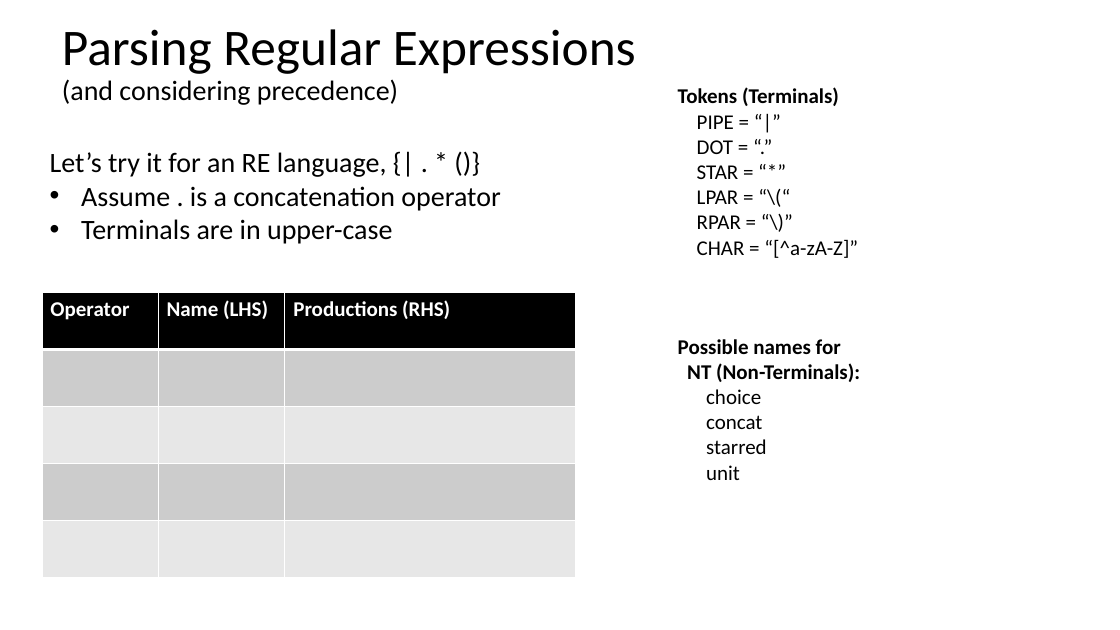
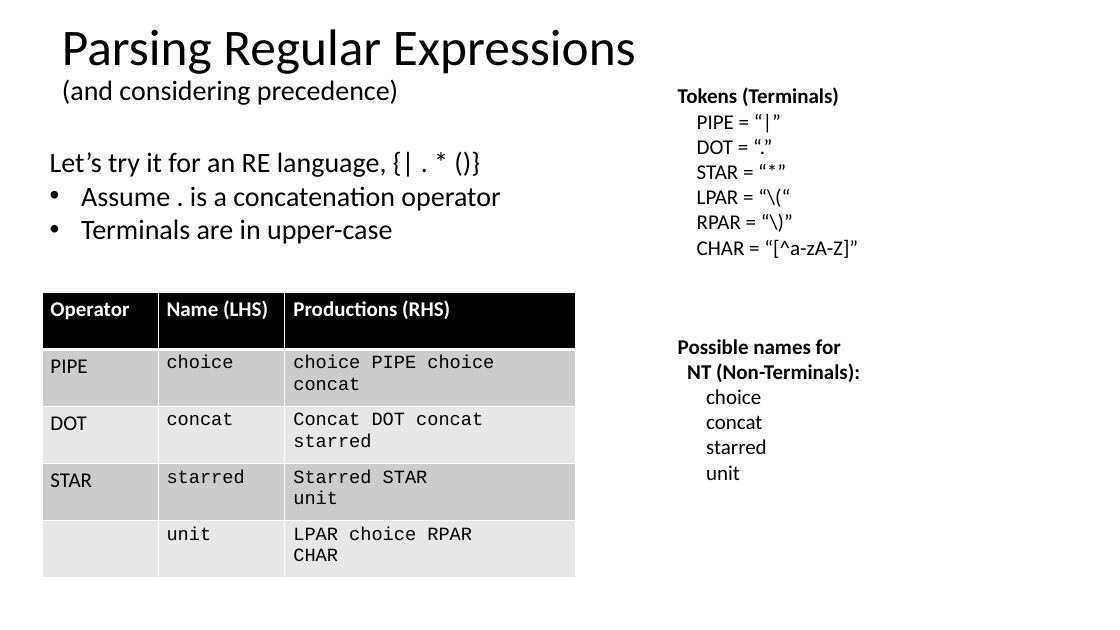
Before and after one commit to siero/CSE110A-W26, a slide deck: slide 47 of PDFS/C110-08-PREC-ASSOC.pptx. Drawn at 1120x630 pixels with LibreOffice and Linux fonts; fonts in the diff are those of the drawing. Boxes give left, top, right and bottom in pixels: in the first picture for what was removed or moved away, otherwise in the second. Text is boxed around its words. In the diff, an @@ line names an element or a change of style, - is before the commit and + after.

```diff
--- a/PDFS/C110-08-PREC-ASSOC.pptx
+++ b/PDFS/C110-08-PREC-ASSOC.pptx
@@ table at [42, 292, 576, 578] @@
-row 2:  |  | 
+row 2: PIPE | choice | choice PIPE choice / concat
-row 3:  |  | 
+row 3: DOT | concat | Concat DOT concat / starred
-row 4:  |  | 
+row 4: STAR | starred | Starred STAR / unit
-row 5, column 2: 
+row 5, column 2: unit
-row 5, column 3: 
+row 5, column 3: LPAR choice RPAR / CHAR
```
Also in this commit, not shown: 8 other slides changed, 1 other file.
